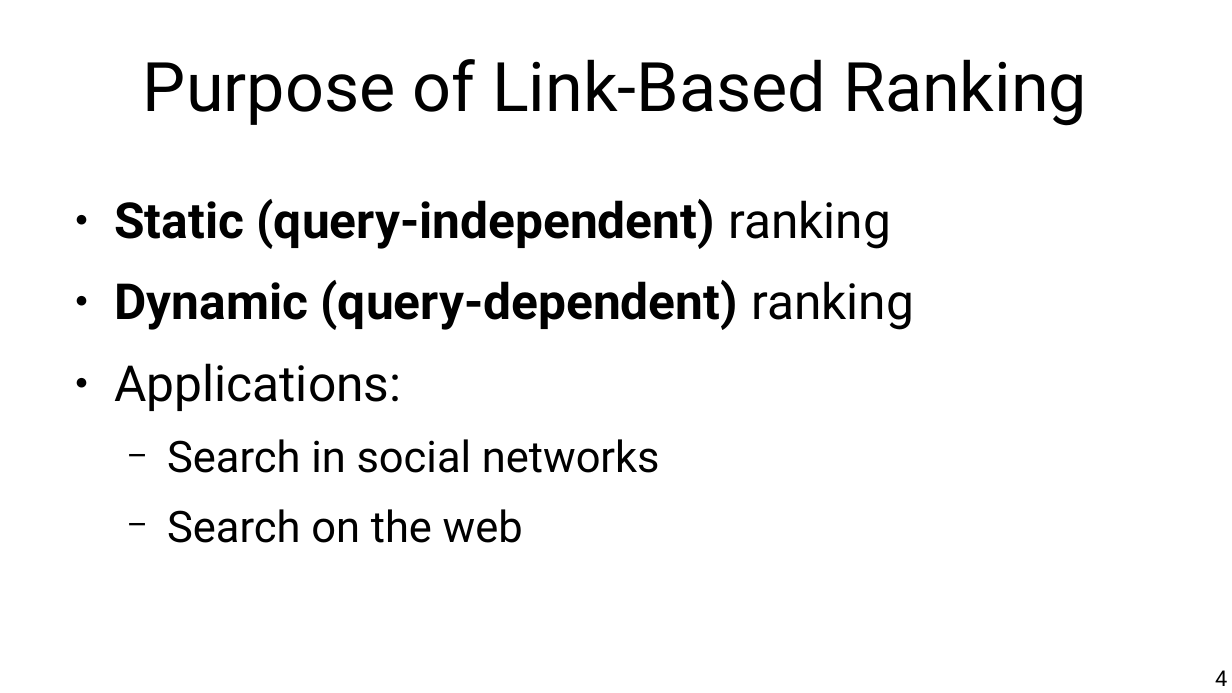
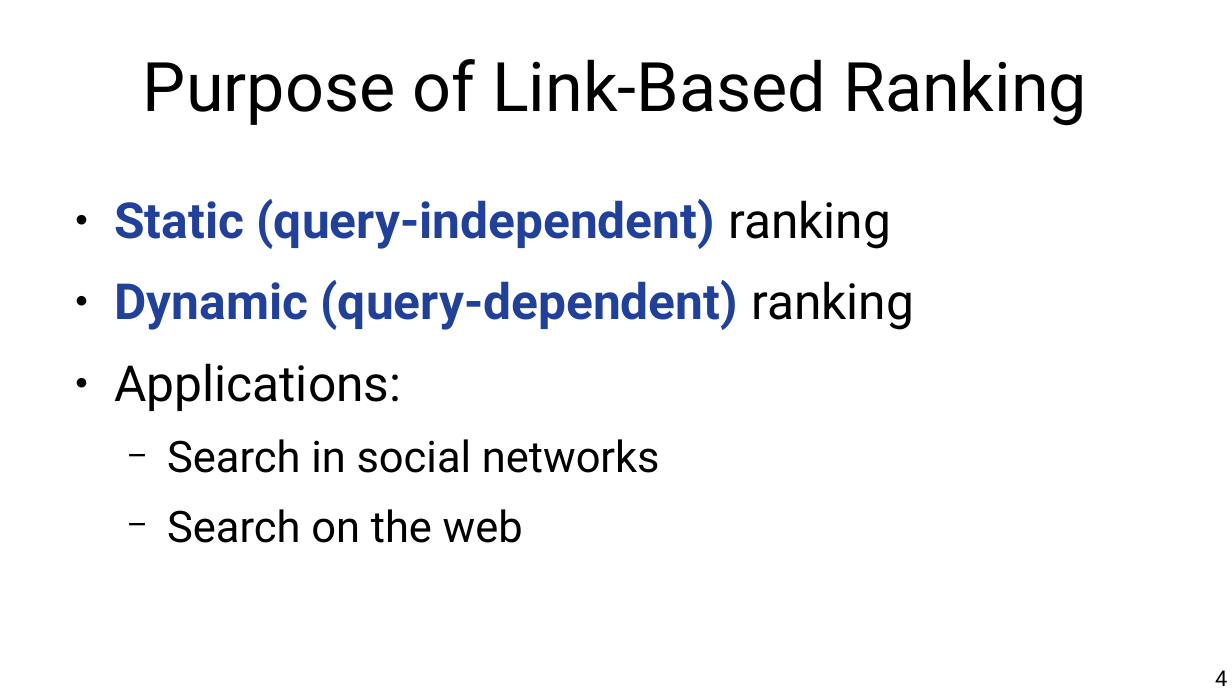
Before and after one commit to chatox/networks-science-course, a slide deck: slide 4 of theory/tt07_hubs_authorities.odp. Drawn at 1232x693 pixels with LibreOffice and Linux fonts; fonts in the diff are those of the drawing. Boxes give left, top, right and bottom in pixels: in the first picture for what was removed or moved away, otherwise in the second. Text is boxed around its words. In the diff, an @@ line names an element or a change of style, - is before the commit and + after.

```diff
--- a/theory/tt07_hubs_authorities.odp
+++ b/theory/tt07_hubs_authorities.odp
@@ text at box(114, 199, 914, 330): text colour #000000 to #21409A in "Static (query-independent)", "Dynamic (query-dependent)" @@
```
Also in this commit, not shown: 7 other slides changed, 2 slides added, 2 other files.
